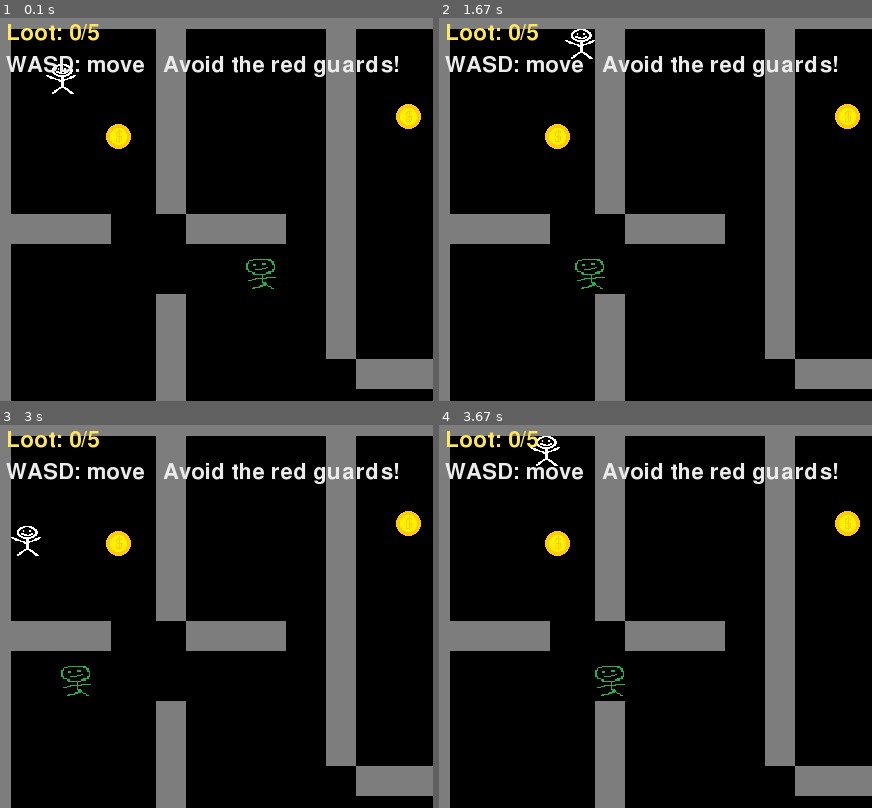
Above: before the commit, frames 1-4 (two rows, left to right).
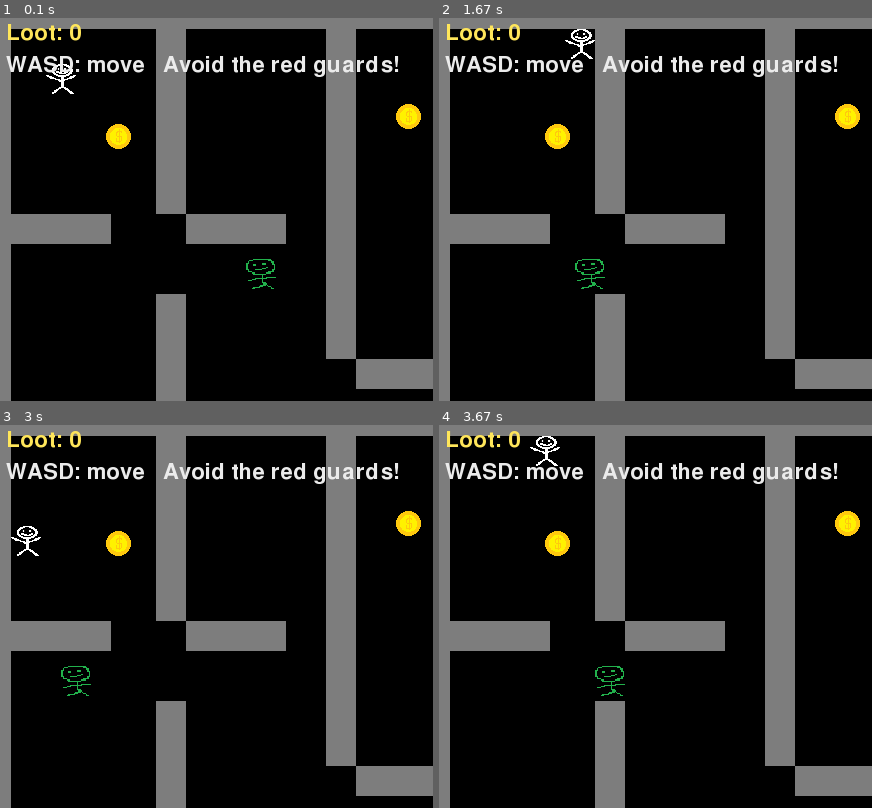
Above: after the commit, the same moments.

Repository: Aradpython/pygame-foundation
Game: pygame game, started from examples/dungeon_looter/main.py
The game is run twice, just before and just after one commit, with the same random seed, the same clock (stepped at 60 frames per second) and the same inputs.
Inputs (mouse positions are % of the whole screen's width and height, from its top left):
- Up to frame 1 (0.1 s): no input
- Up to frame 2 (1.67 s): hold D 0.33-0.8 s; move the mouse to (46, 55) at 0.37 s; hold W 0.83-1.13 s
- Up to frame 3 (3 s): hold A 1.67-2.2 s; hold S 2.23-2.53 s
- Up to frame 4 (3.67 s): hold W 3-3.37 s; hold D from 3.4 s (still down)
The pictures show only the part of the screen within x 0-50%, y 0-50%; the shares and areas given below are measured in that part.

The runs differ from the first frame. In frame 1, 0.1% of the frame differs, in the area x 18-23%, y 1-7%; in frame 2, 0.1%; in frame 3, 0.1%; in frame 4, 0.1%.

Commit message:
Release  v0.1.8

Diff:
--- a/examples/dungeon_looter/classes.py
+++ b/examples/dungeon_looter/classes.py
@@ -19,20 +19,19 @@
     def draw(self, screen):
         self.world.draw(screen)
         if self.player is not None:
-            score = self.font.render(f'Loot: {self.player.coins}/{self.player.goal}', True, (255, 230, 90))
+            score = self.font.render(f'Loot: {self.player.coins}', True, (255, 230, 90))
             help_text = self.font.render('WASD: move   Avoid the red guards!', True, (235, 235, 235))
             screen.blit(score, (20, 18))
             screen.blit(help_text, (20, 50))
 
 
 class Player(Entity):
-    def __init__(self, x, y, image=None, goal=5):
+    def __init__(self, x, y, image=None):
         super().__init__(x, y, image)
         self.collision_group = 'PLAYER'
         self.collision_mask = {'WALL', 'COIN', 'ENEMY'}
         self.coins = 0
         self.velocity = 5
-        self.goal = goal
         self.spawn_point = (x, y)
 
     def move_up(self):
--- a/examples/dungeon_looter/main.py
+++ b/examples/dungeon_looter/main.py
@@ -1,13 +1,16 @@
 from pygame_foundation.physics.collision import CollisionState
 from pygame_foundation.core import Game
+from pathlib import Path
 from classes import *
 import pygame
-from pathlib import Path
+import random
+
 
 game = Game(900, 800, 'Dungeon Looter', 60)
 collision_manager = game.collision_manager
 scene_manager = game.scene_manager
 input_manager = game.input_manager
+timer_manager = game.timer_manager
 camera = game.camera
 assets = game.assets
 
@@ -27,7 +30,7 @@
 enemy_image = load_optional_image('enemy', 'enemy.png')
 
 COIN_POSITIONS = [(120, 120), (410, 100), (730, 120), (120, 520), (720, 610)]
-player = Player(60, 60, player_image, goal=len(COIN_POSITIONS))
+player = Player(60, 60, player_image)
 player.layer = 1
 game_scene.set_player(player)
 
@@ -53,17 +56,25 @@
 for enemy in enemies:
     enemy.layer = 1
 
+def spawn_coin():
+    coin = Coin(random.randint(0, 850), random.randint(0, 750), coin_image)
+    coin.layer = 19
+    collision_manager.add_collision_check(player, coin, CollisionState.ENTERED, collect_coin)
+    for wall in walls:
+        collision_manager.add_collision_check(coin, wall, CollisionState.ENTERED, callback=None, resolve=True, resolve_who=coin)
+    game_scene.world.add(coin)
+
 def collect_coin(collision):
     player.collect_coin()
     coin = collision.entity2
     coin.visible = False
     coin.active = False
-    if player.coins == player.goal:
-        print('You escaped with all the loot! '*5)
-        game.running = False
 
 def caught_by_enemy(collision):
     player.return_to_spawn()
+    player.coins = 0
+    game.running = False
+    print(f'You were caught. But you got {player.coins} coin/s good job.')
 
 def enemy_hit_wall(collision):
     collision.entity1.turn_around()
@@ -88,5 +99,7 @@
 for enemy in enemies:
     collision_manager.add_collision_check(player, enemy, CollisionState.ENTERED, caught_by_enemy)
 
+timer_manager.every(4000, spawn_coin)
+
 
 game.run()
--- a/pyproject.toml
+++ b/pyproject.toml
@@ -4,7 +4,7 @@
 
 [project]
 name = "pygame-foundation"
-version = "0.1.8"
+version = "0.1.9"
 description = "A modern wrapper around Pygame."
 readme = "README.md"
 requires-python = ">=3.10"
--- a/src/pygame_foundation/core/__init__.py
+++ b/src/pygame_foundation/core/__init__.py
@@ -4,6 +4,7 @@
 '''
 
 from .game import Game
+from .timer import Timer
 from .world import World
 from .entity import Entity
 from .constants import *
--- a/src/pygame_foundation/core/game.py
+++ b/src/pygame_foundation/core/game.py
@@ -4,8 +4,10 @@
 from pygame_foundation.scene.manager import SceneManager
 from pygame_foundation.utils.debug import debug_and_log
 from pygame_foundation.graphics.camera import Camera
+from .timer import TimerManager
 from .constants import *
 import pygame
+
 
 
 class Game:
@@ -28,10 +30,11 @@
         self.scene_manager = SceneManager(self)
         self.input_manager = InputManager()
         self.collision_manager = CollisionManager()
-
+        self.timer_manager = TimerManager()
 
     def update(self, dt, events):
         ''' Update the Game '''
+        self.timer_manager.update(dt)
         self.camera.update()
         self.scene_manager.update(dt, events)
         self.collision_manager.update()
@@ -52,8 +55,6 @@
             self.update(dt, events)
 
             self.scene_manager.draw(self.surface)
+            pygame.display.update()
 
-
-
-            pygame.display.update()
         pygame.quit()
--- /dev/null
+++ b/src/pygame_foundation/core/timer.py
@@ -0,0 +1,78 @@
+class Timer:
+    def __init__(self, duration:int, callback, loops:int=1, repeat=False):
+        ''' Remember that duration must be in seconds not milliseconds. '''
+        if duration <= 0:
+            raise ValueError("Timer duration must be greater than 0")
+
+        if loops < 1:
+            raise ValueError("Timer loops must be at least 1")
+
+        self.duration = duration
+        self.callback = callback
+        self.loops = loops
+        self.repeat = repeat
+
+        self.elapsed = 0
+        self.active = True
+
+    def update(self, dt):
+        if not self.active:
+            return
+
+        self.elapsed += dt
+
+        while self.active and self.elapsed >= self.duration:
+            self.elapsed -= self.duration
+            self.callback()
+
+            if not self.repeat:
+                self.loops -= 1
+
+                if self.loops <= 0:
+                    self.active = False
+                    break
+
+    def cancel(self):
+        self.active = False
+
+
+class TimerManager:
+    def __init__(self):
+        self.timers = []
+
+    def add(self, *timers:Timer):
+        for timer in timers:
+            if timer in self:
+                continue
+
+            self.timers.append(timer)
+        return timers[0] if len(timers) == 1 else timers
+
+    def after(self, milliseconds:int, callback, loops:int=1):
+        ''' Run the callback after specified time. '''
+        seconds = milliseconds / 1000
+        return self.add(Timer(seconds, callback, loops))
+
+    def every(self, milliseconds:int, callback):
+        ''' Run the callback every time the duration ends and then resets to 0. Will go on forever. '''
+        seconds = milliseconds / 1000
+        return self.add(Timer(seconds, callback, repeat=True))
+
+    def remove(self, timer:Timer):
+        if timer not in self:
+            return
+
+        self.timers.remove(timer)
+
+    def clear(self):
+        self.timers.clear()
+
+    def update(self, dt):
+        for timer in self.timers[:]:
+            timer.update(dt)
+
+            if not timer.active:
+                self.timers.remove(timer)
+
+    def __contains__(self, item):
+        return item in self.timers
--- a/tests/test.py
+++ b/tests/test.py
@@ -1,5 +1,5 @@
 from pygame_foundation.physics.collision import CollisionState
-from pygame_foundation.core import Entity, Game, World
+from pygame_foundation.core import Entity, Game, World, Timer
 from pygame_foundation.scene import Scene
 import pygame
 import random
@@ -40,15 +40,18 @@
 assets = game.assets
 scene_manager = game.scene_manager
 collision_manager = game.collision_manager
+timer_manager = game.timer_manager
 
 pause_menu = PauseScene(game, 'PauseMenu')
 game_scene = GameScene(game, 'GameScene')
 scene_manager.change_scene(game_scene)
 
-player_image = assets.load_image('player', 'tests\\image.png')
+player_image = assets.load_image('player', 'tests\\assets\\player.png')
+coin_image = assets.load_image('coin', 'tests\\assets\\coin.png')
 
-player = Entity(500, 100, player_image, layer=1, name='Player', collision_group='PLAYER', collision_mask={'COIN', 'CONVEYOR', 'WALL'})
-coin = Entity(300, 400, size=(100, 60), color=(10, 123, 203), collision_group='COIN', collision_mask={'PLAYER'})
+
+player = Entity(500, 100, player_image, layer=2, name='Player', collision_group='PLAYER', collision_mask={'COIN', 'CONVEYOR', 'WALL'})
+coin = Entity(300, 400, coin_image, layer=1, name='Coin', collision_group='COIN', collision_mask={'PLAYER'})
 wall = Entity(100, 100, size=(25, 500), color=(255, 255, 255), collision_group='WALL', collision_mask={'PLAYER'})
 conveyor = Entity(500, 100, size=(50, 300), color=(50, 50, 50), collision_group='CONVEYOR', collision_mask={'PLAYER'})
 e2 = Entity(200, 100, size=(150, 100), color=(160, 13, 213), collision_group='PAUSE BLOCK')
@@ -71,6 +74,23 @@
 collision_manager.add_collision_check(player, wall, CollisionState.ENTERED, None, resolve=True, resolve_who=player)
 collision_manager.add_collision_check(player, conveyor, CollisionState.STAYING, conveyor_p_move)
 
+def show_coin():
+    coin.visible = True
+
+def hide_coin():
+    coin.visible = False
+
+def teleport_all():
+    for sprite in game_scene.world.sprites():
+        if sprite.name != 'Player' and sprite.name != 'Coin':
+            sprite.x = random.randint(0, 900)
+            sprite.y = random.randint(0, 700)
+
+def spawn_block():
+    e = Entity(random.randint(0, 900), random.randint(0, 700), size=(random.randint(10, 100), random.randint(10, 100)), color=(random.randint(0, 255), random.randint(0, 255), random.randint(0, 255)), collision_group='WALL', collision_mask={'PLAYER'})
+    collision_manager.add_collision_check(player, e, CollisionState.ENTERED, None, resolve=True, resolve_who=e)
+    collision_manager.add_collision_check(wall, e, CollisionState.ENTERED, None, resolve=True, resolve_who=e)
+    game_scene.world.add(e)
 
 def move_up():
     player.y -= 5
@@ -98,6 +118,12 @@
 input_manager.bind_mouse_clicked(game_scene.input_context, change_scene_to_pause, pygame.BUTTON_LEFT)
 input_manager.bind_mouse_clicked(pause_menu.input_context, change_scene_to_game, pygame.BUTTON_RIGHT)
 
+timer = Timer(10, teleport_all, True)
+
+timer_manager.add(timer)
+timer_manager.every(3000, show_coin)
+timer_manager.every(6000, hide_coin)
+timer_manager.after(1000, spawn_block, 15)
 
 if __name__ == '__main__':
     game.run()
Not shown, changed: README.md
Binary file added: tests/assets/coin.png
Renamed: tests/image.png -> tests/assets/player.png
